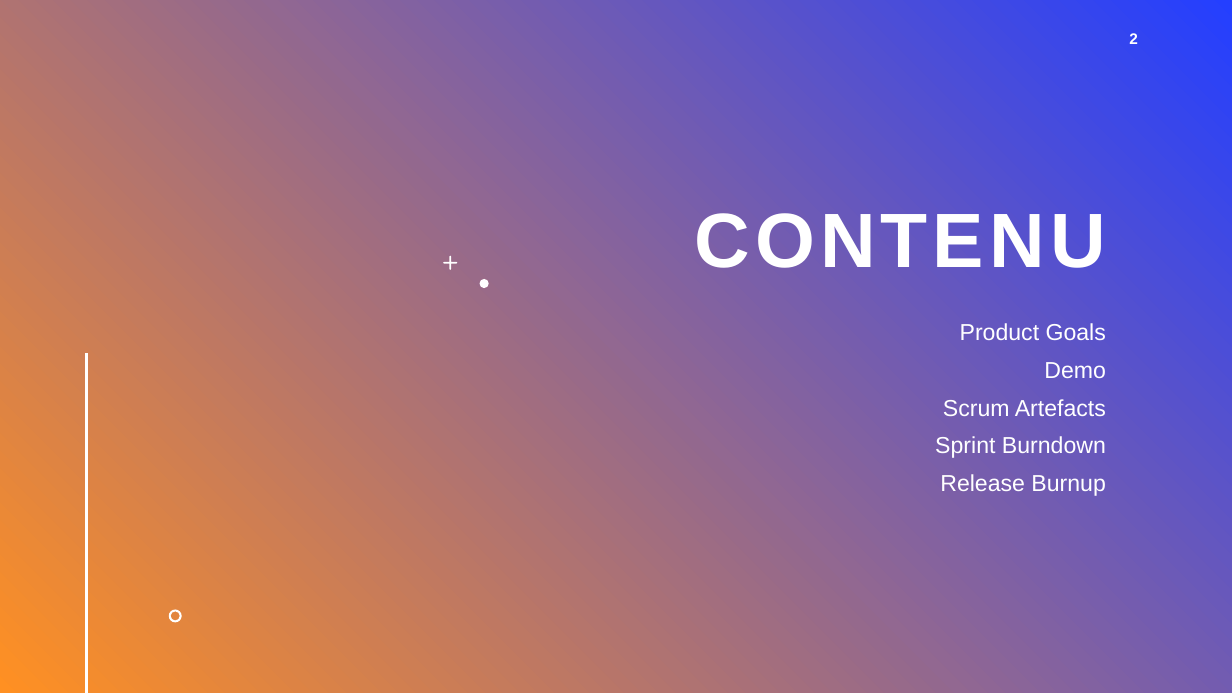
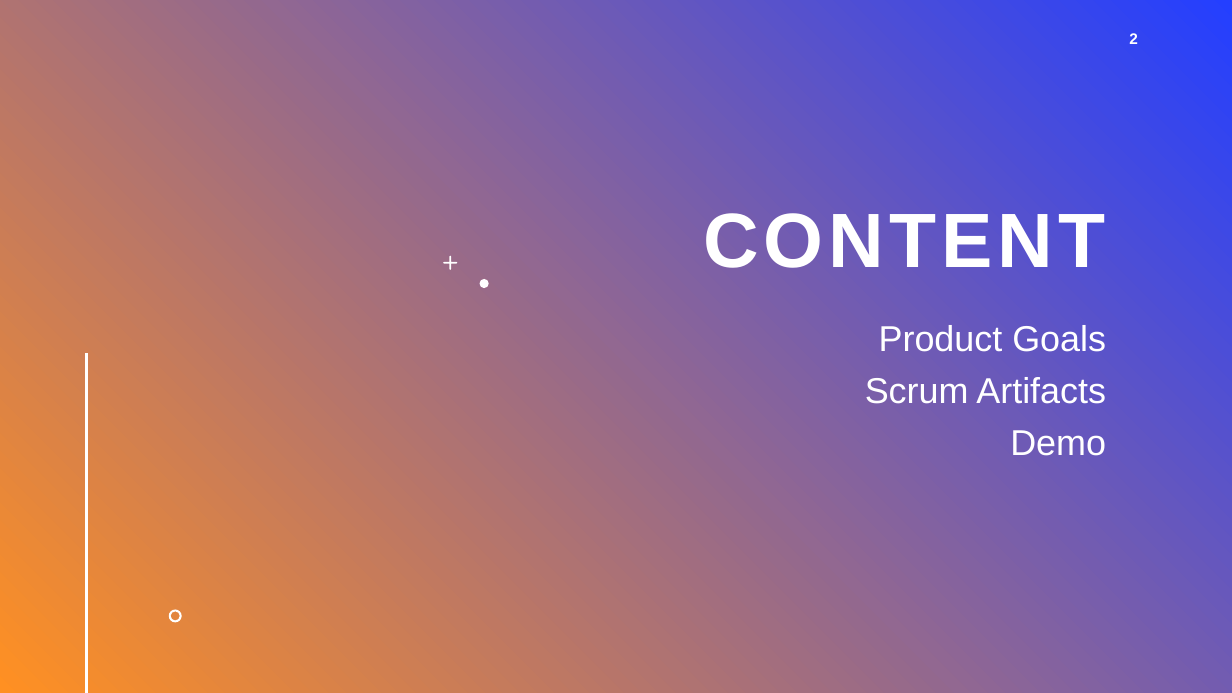
Before and after one commit to seiemens/snpt, a slide deck: slide 2 of doku/Notre Projet.pptx. Drawn at 1232x693 pixels with LibreOffice and Linux fonts; fonts in the diff are those of the drawing. Boxes give left, top, right and bottom in pixels: in the first picture for what was removed or moved away, otherwise in the second. Text is boxed around its words. In the diff, an @@ line names an element or a change of style, - is before the commit and + after.

```diff
--- a/doku/Notre Projet.pptx
+++ b/doku/Notre Projet.pptx
@@ title at (703, 213, 1106, 268): text changed @@
-CONTENU
+CONTENT
@@ text at (879, 325, 1106, 456): size 18 to 28 pt in "Product Goals", "Demo" @@
@@ text at (865, 377, 1106, 404): paragraph added @@
+Scrum Artifacts
@@ text at (935, 399, 1106, 496): paragraphs removed @@
-Scrum Artefacts
-Sprint Burndown
-Release Burnup
```
Also in this commit, not shown: 2 other slides changed, 1 slide added, 1 slide removed, 1 other file.
